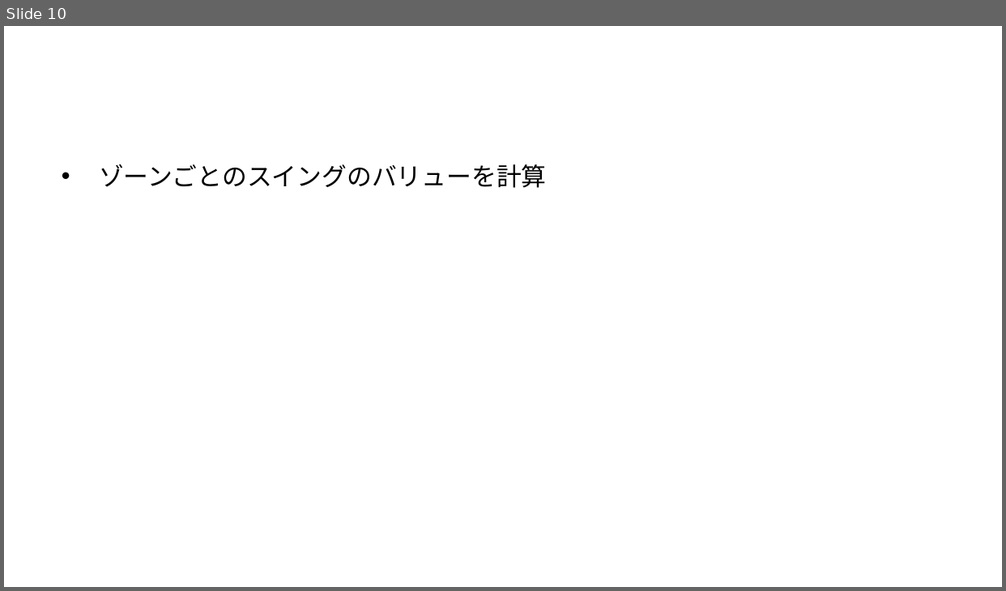
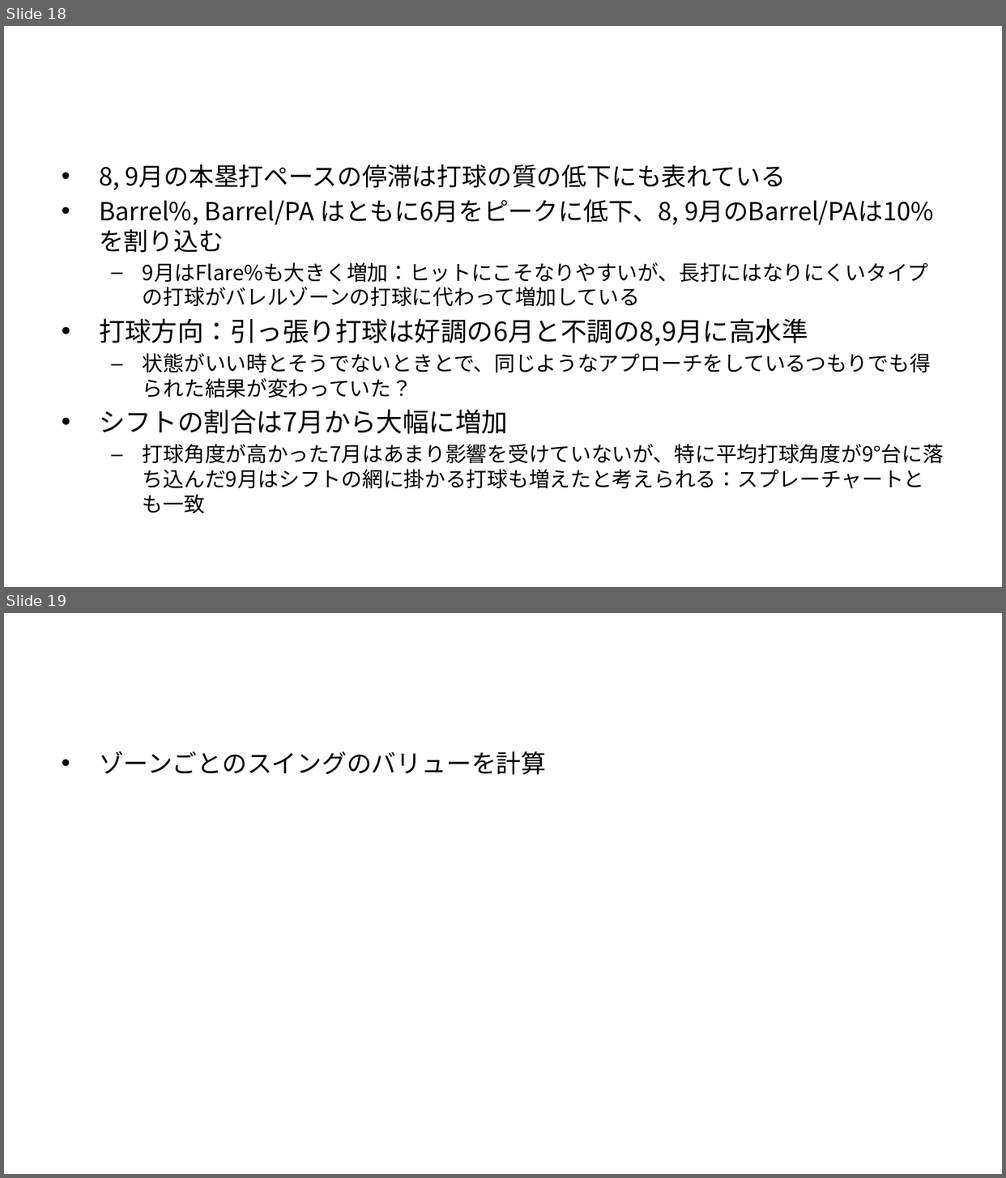
Before and after one commit to T-Reio/ohtani_analyze, a slide deck: slides/ohtani_tj.pptx. Shown one above the other, each under a label of ours: slide 10 before the commit, slides 18 and 19 after it. The pictures are 1006x591 and 1006x1178 pixels, drawn with LibreOffice and Linux fonts; fonts in the diff are those of the drawing; background and template pictures are left out. Boxes give left, top, right and bottom in pixels: in the first picture for what was removed or moved away, otherwise in the second. Text is boxed around its words. In the diff, an @@ line names an element or a change of style, - is before the commit and + after.

```diff
--- a/slides/ohtani_tj.pptx
+++ b/slides/ohtani_tj.pptx
@@ slide 18 added at (4,26,1002,587), background #FFFFFF @@
@@ title added at (54,49,953,142), 48 pt, text #FFFFFF, bold @@
+打球パフォーマンス
@@ text added at (99,165,944,514), 20 pt, text #000000 @@
+• 8, 9月の本塁打ペースの停滞は打球の質の低下にも表れている
+• Barrel%, Barrel/PA はともに6月をピークに低下、8, 9月のBarrel/PAは10%を割り込む
+  – 9月はFlare%も大きく増加：ヒットにこそなりやすいが、長打にはなりにくいタイプの打球がバレルゾーンの打球に代わって増加している
+• 打球方向：引っ張り打球は好調の6月と不調の8,9月に高水準
+  – 状態がいい時とそうでないときとで、同じようなアプローチをしているつもりでも得られた結果が変わっていた？
+• シフトの割合は7月から大幅に増加
+  – 打球角度が高かった7月はあまり影響を受けていないが、特に平均打球角度が9°台に落ち込んだ9月はシフトの網に掛かる打球も増えたと考えられる：スプレーチャートとも一致
@@ what was slide 10 is now slide 19 @@
```
Also in this commit, not shown: 5 slides changed, 10 other slides added, 2 slides removed, 9 other files.
